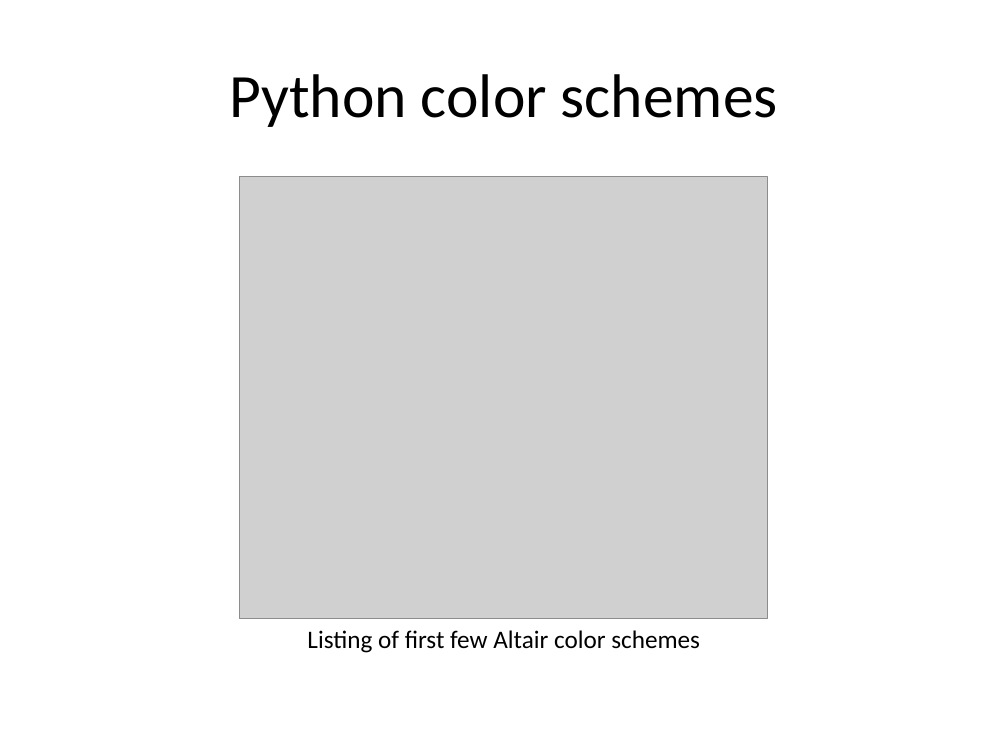
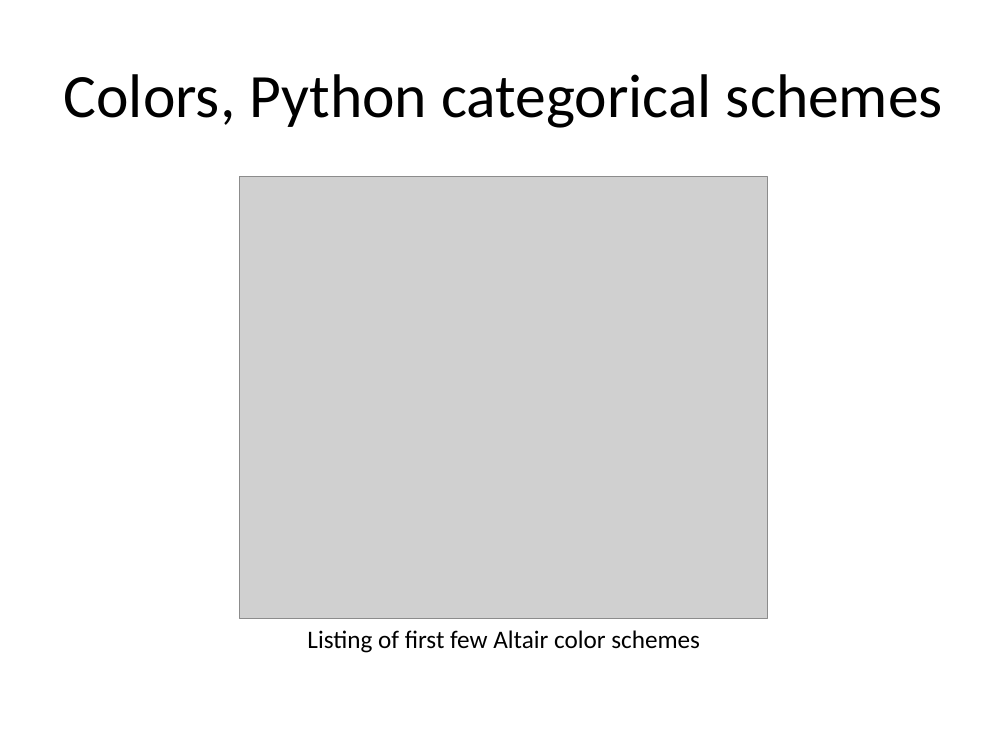
Before and after one commit to pmean/data-visualization, a slide deck: slide 23 of data-viz-02/component/tutorial-colors.pptx. Drawn at 1008x756 pixels with LibreOffice and Linux fonts; fonts in the diff are those of the drawing; grey boxes stand for pictures. Boxes give left, top, right and bottom in pixels: in the first picture for what was removed or moved away, otherwise in the second. Text is boxed around its words. In the diff, an @@ line names an element or a change of style, - is before the commit and + after.

```diff
--- a/data-viz-02/component/tutorial-colors.pptx
+++ b/data-viz-02/component/tutorial-colors.pptx
@@ title at box(64, 74, 943, 128): text changed @@
-Python color schemes
+Colors, Python categorical schemes
```
Also in this commit, not shown: 7 other slides changed, 7 slides added, 3 slides removed, 6 other files.
